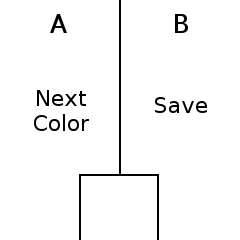
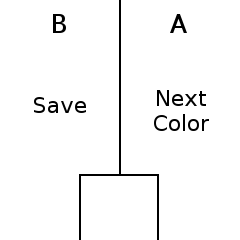
Layers edited between the first and the second w=240, h=240 image:
added layer "A_cpb" above "B_cpb" over bbox(170, 14, 187, 33)
added layer "B_cpb" above "B" over bbox(53, 14, 66, 33)
hid "B" over bbox(175, 14, 188, 33)
hid "A", moved it above "Save cpb" over bbox(50, 14, 67, 33)
added layer "Save cpb" above "Next_cpb" over bbox(34, 97, 86, 113)
added layer "Next_cpb" above "Save" over bbox(154, 90, 209, 131)
hid "Save" over bbox(155, 97, 207, 113)
hid "Next ..." over bbox(34, 90, 89, 131)
